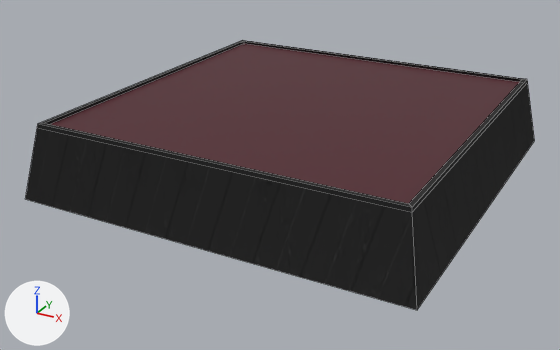
The Blender file 3d/assets/models/tile-block.blend: old version first, new version second.
Both versions are drawn from a 50 mm camera at (1.74, -3.4, 1.63) aimed at (-0.06, -0.13, -0.01). Every picture has the same lights, and +X, +Y and +Z are marked at lower left. Mesh edges are drawn as thin lines.

Script lines for the objects in view, before the commit:
```python
mat_tile = bpy.data.materials.new('tile')
mat_tile.use_nodes = True; mat_tile.node_tree.nodes.clear()
_N = mat_tile.node_tree.nodes; _L = mat_tile.node_tree.links
n0 = _N.new('ShaderNodeOutputMaterial'); n0.name = 'Material Output'
n1 = _N.new('ShaderNodeTexImage'); n1.name = 'Image Texture.002'
n1.image = img_tile_tile_normal_jpg_001
n2 = _N.new('ShaderNodeNormalMap'); n2.name = 'Normal Map'
n3 = _N.new('ShaderNodeBsdfDiffuse'); n3.name = 'Diffuse BSDF'
n3.inputs[0].default_value = (0.055, 0.055, 0.055, 1.0)  # 'Color', black #424242
n3.inputs[1].default_value = 0.5  # 'Roughness'
_L.new(n1.outputs[0], n2.inputs[1])  # 'Color' to 'Color'
_L.new(n3.outputs[0], n0.inputs[0])  # 'BSDF' to 'Surface'
_L.new(n2.outputs[0], n3.inputs[2])  # 'Normal' to 'Normal'
me_plane = bpy.data.meshes.new('Plane')
me_plane.from_pydata(...)  # 20 vertices, 17 faces; spans x -1.0..1.0, y -1.0..1.0, z 0.0..0.38
# faces by material slot: [16, 1]
me_plane.materials.append(mat_tile)
me_plane.materials.append(mat_bottom)
me_plane_001 = bpy.data.meshes.new('Plane.001')
me_plane_001.from_pydata([(-0.91, -0.91, 0.36), (0.91, -0.91, 0.36), (-0.91, 0.91, 0.36), (0.91, 0.91, 0.36)], [], [(0, 1, 3, 2)])
me_plane_001.materials.append(mat_material)  # dark red #501c26
ob_grid = bpy.data.objects.new('grid', me_plane_001)
ob_grid.location = (0.0, 0.0, 0.0)
ob_tile = bpy.data.objects.new('tile', me_plane)
ob_tile.location = (0.0, 0.0, 0.0)
```
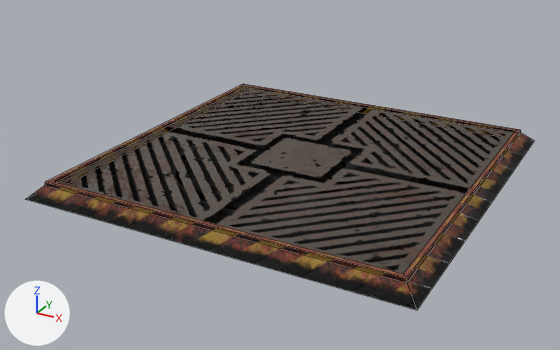
Commit message: Adjust bottom tile roughness

Boxes (x1, y1, x2, y2) around the edits, measured in the pictures (560 x 350 px):
'tile', reshaped (16% shorter)
    before: (26, 40, 534, 310)
    after: (26, 84, 534, 310)
'grid', recoloured, mesh moved
    before: (51, 44, 520, 204)
    after: (57, 87, 514, 274)

Edits to the bpy script that builds the scene:
```text
Add img_tile_grid_metallic_jpg:
    img_tile_grid_metallic_jpg = load_image('tile_grid_Metallic.jpg', '_unpacked/tile_grid_Metallic.jpg', 512, 512, 'sRGB')
Add img_tile_grid_damaged_roughness_jpg:
    img_tile_grid_damaged_roughness_jpg = load_image('tile_grid_damaged_Roughness.jpg', '_unpacked/tile_grid_damaged_Roughness.jpg', 512, 512, 'sRGB')
Add img_tile_grid_normal_jpg:
    img_tile_grid_normal_jpg = load_image('tile_grid_Normal.jpg', '_unpacked/tile_grid_Normal.jpg', 512, 512, 'sRGB')
Add img_tile_grid_basecolor_alpha_damaged_png_001:
    img_tile_grid_basecolor_alpha_damaged_png_001 = load_image('tile_grid_BaseColor-alpha-damaged.png.001', '_unpacked/tile_grid_BaseColor-alpha-damaged.png', 512, 512, 'sRGB')
Add img_tile_tile_metallic_jpg:
    img_tile_tile_metallic_jpg = load_image('tile_tile_Metallic.jpg', '_unpacked/tile_tile_Metallic.jpg', 512, 512, 'sRGB')
Add img_tile_tile_damaged_basecolor_jpg:
    img_tile_tile_damaged_basecolor_jpg = load_image('tile_tile_damaged_BaseColor.jpg', '_unpacked/tile_tile_damaged_BaseColor.jpg', 512, 512, 'sRGB')
Add img_tile_tile_roughness_jpg:
    img_tile_tile_roughness_jpg = load_image('tile_tile_Roughness.jpg', '_unpacked/tile_tile_Roughness.jpg', 512, 512, 'sRGB')
Change mat_tile:
    remove # nodes: BsdfDiffuse, NormalMap, OutputMaterial, TexImage
    remove # colours: black #424242
    nodes: BsdfPrincipled, NormalMap, OutputMaterial, TexImage x4
    uses the picture img_tile_tile_damaged_basecolor_jpg
    uses the picture img_tile_tile_metallic_jpg
    uses the picture img_tile_tile_roughness_jpg
Add mat_grid:
    mat_grid = bpy.data.materials.new('grid')
    # uses the picture img_tile_grid_basecolor_alpha_damaged_png_001
    # uses the picture img_tile_grid_damaged_roughness_jpg
    # uses the picture img_tile_grid_metallic_jpg
    # uses the picture img_tile_grid_normal_jpg
Change me_plane_001:
    where me_plane_001.from_pydata(...)  # 4 vertices, 1 face; spans x -0.91..0.91, y -0.91..0.91, z 0.36
    used by ob_grid; location = (0.0, 0.0, 0.0)
    remove me_plane_001.materials.append(mat_material)  # dark red #501c26
    me_plane_001 part 1: the whole mesh is moved by (0.0, 0.0, -0.3)
    add me_plane_001.materials.append(mat_grid)
Change me_plane:
    where me_plane.from_pydata(...)  # 20 vertices, 17 faces; spans x -1.0..1.0, y -1.0..1.0, z 0.0..0.38
    used by ob_tile; location = (0.0, 0.0, 0.0)
    me_plane part 2: all 16 vertices in x -0.93..0.93, y -0.93..0.93, z 0.32..0.38 are moved by (0.0, 0.0, -0.3)
```
